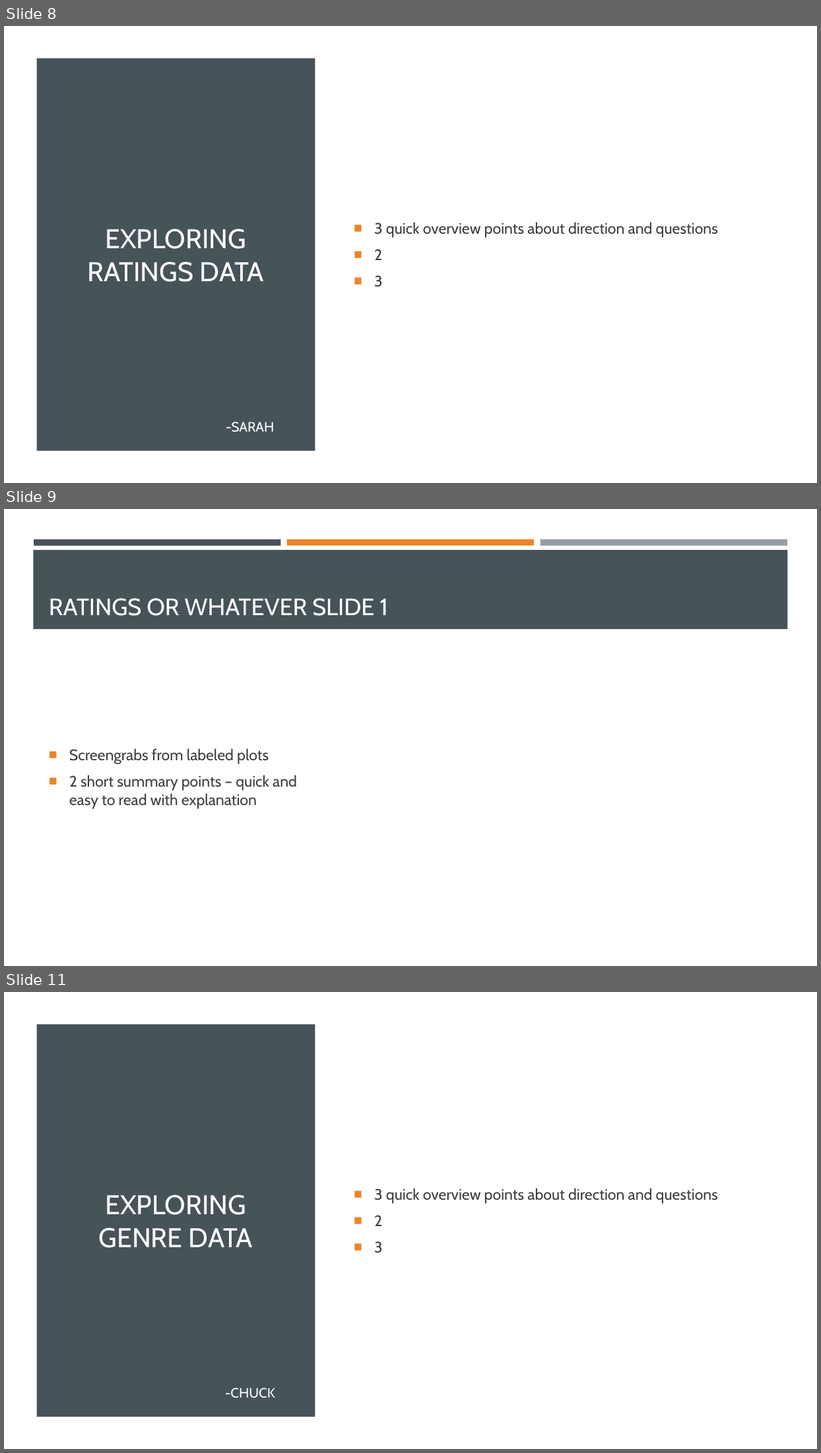
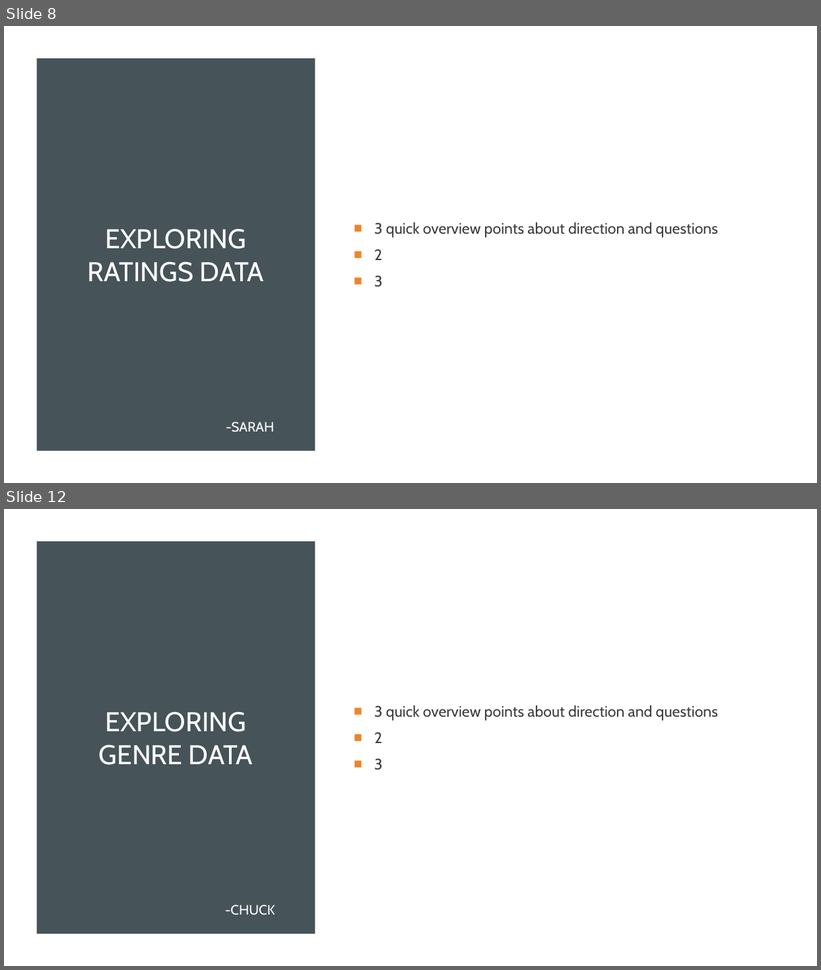
Before and after one commit to Robotrousers/Group1Proj1, a slide deck: MoMoviesPrez.pptx. Shown one above the other, each under a label of ours: slides 8, 9 and 11 before the commit, slides 8 and 12 after it; the slides between them are not shown. The pictures are 821x1453 and 821x970 pixels, drawn with LibreOffice and Linux fonts; fonts in the diff are those of the drawing. Boxes give left, top, right and bottom in pixels: in the first picture for what was removed or moved away, otherwise in the second. Text is boxed around its words. In the diff, an @@ line names an element or a change of style, - is before the commit and + after.

```diff
--- a/MoMoviesPrez.pptx
+++ b/MoMoviesPrez.pptx
@@ slide 9 removed at [4, 509, 817, 966], background #FFFFFF @@
@@ rectangle removed at [34, 539, 281, 545] @@
@@ rectangle removed at [287, 539, 534, 545] @@
@@ rectangle removed at [540, 539, 787, 546] @@
@@ rectangle removed at [33, 550, 788, 629] @@
@@ title removed at [49, 598, 388, 616] @@
-RATINGS OR WHATEVER SLIDE 1
@@ text removed at [69, 749, 297, 809] @@
-■ Screengrabs from labeled plots
-■ 2 short summary points – quick and easy to read with explanation
@@ what was slide 11 is now slide 12 @@
```
Also in this commit, not shown: 3 slides added, 1 other slide removed, 2 other files.
